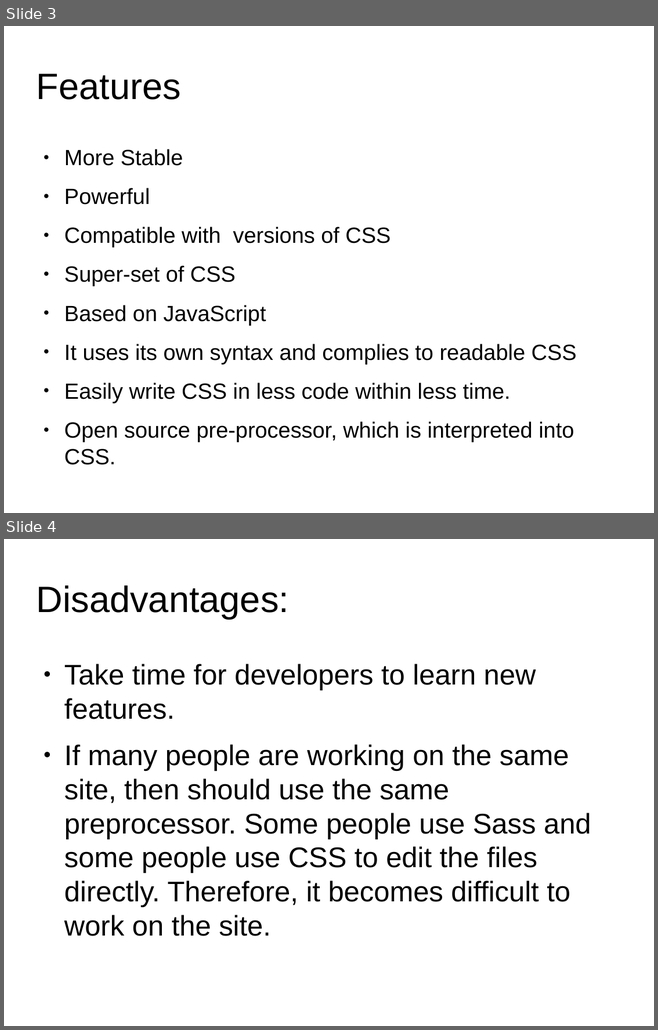
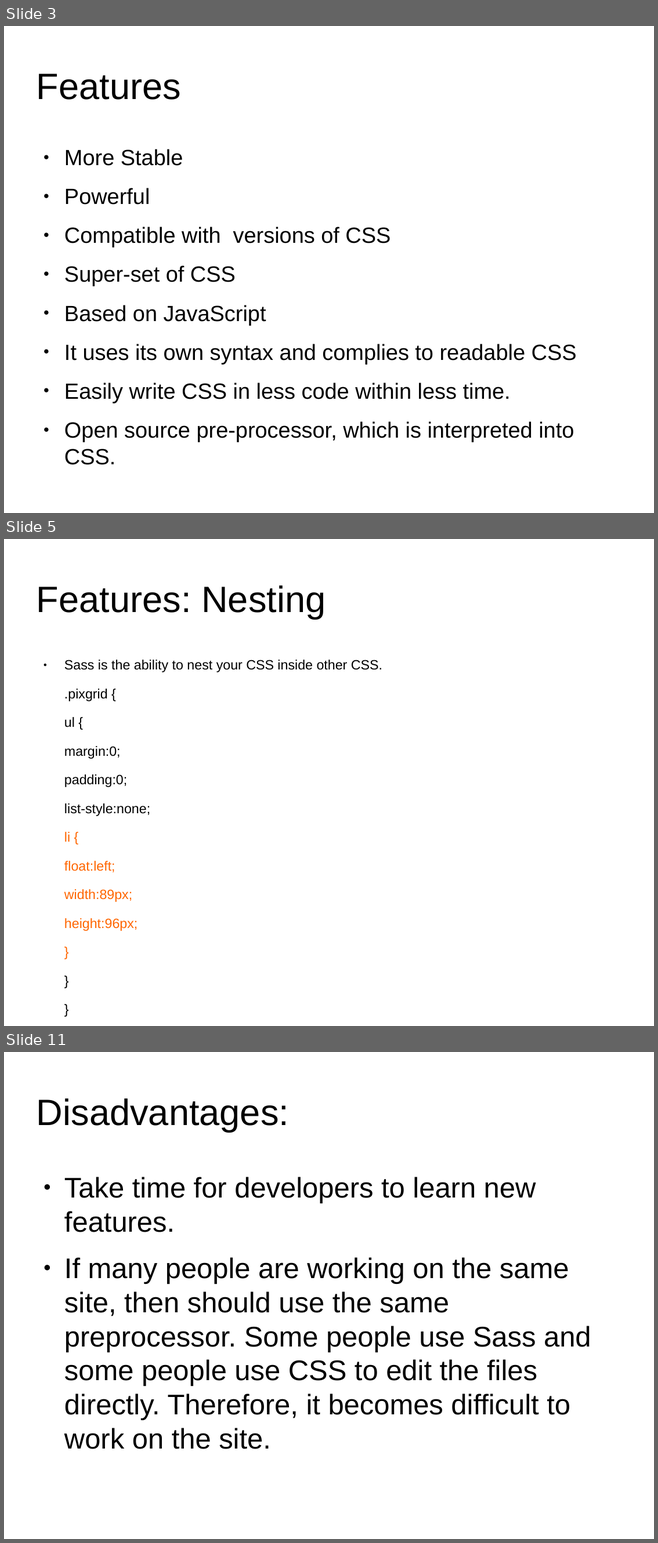
Before and after one commit to anumsh/SASS-Basics, a slide deck: SASS_basics.odp. Shown one above the other, each under a label of ours: slides 3 and 4 before the commit, slides 3, 5 and 11 after it; the slides between them are not shown. The pictures are 658x1030 and 658x1543 pixels, drawn with LibreOffice and Linux fonts; fonts in the diff are those of the drawing; background and template pictures are left out. Boxes give left, top, right and bottom in pixels: in the first picture for what was removed or moved away, otherwise in the second. Text is boxed around its words. In the diff, an @@ line names an element or a change of style, - is before the commit and + after.

Commit message:
feat: Adding new features of sass for easy understaning

```diff
--- a/SASS_basics.odp
+++ b/SASS_basics.odp
@@ slide 5 added at [4, 539, 654, 1026], background #FFFFFF @@
@@ title added at [36, 585, 325, 619], 44.8 pt, text #000000 @@
+Features: Nesting
@@ text added at [64, 660, 382, 931], 16.5 pt, text #000000 @@
+● Sass is the ability to nest your CSS inside other CSS.
+.pixgrid {
+ul {
+margin:0;
+padding:0;
+list-style:none;
+li {
+float:left;
+width:89px;
+height:96px;
+}
+}
+}
@@ what was slide 4 is now slide 11 @@
```
Also in this commit, not shown: 2 slides changed, 6 other slides added.
